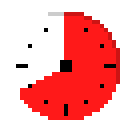
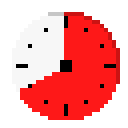
Revision of a layered (128, 128) image; what changed, layer by layer:
painted on "Layer 4" over 64, 16, 68, 28
added layer "Layer 5" above "Layer 1" over 12, 12, 68, 92
